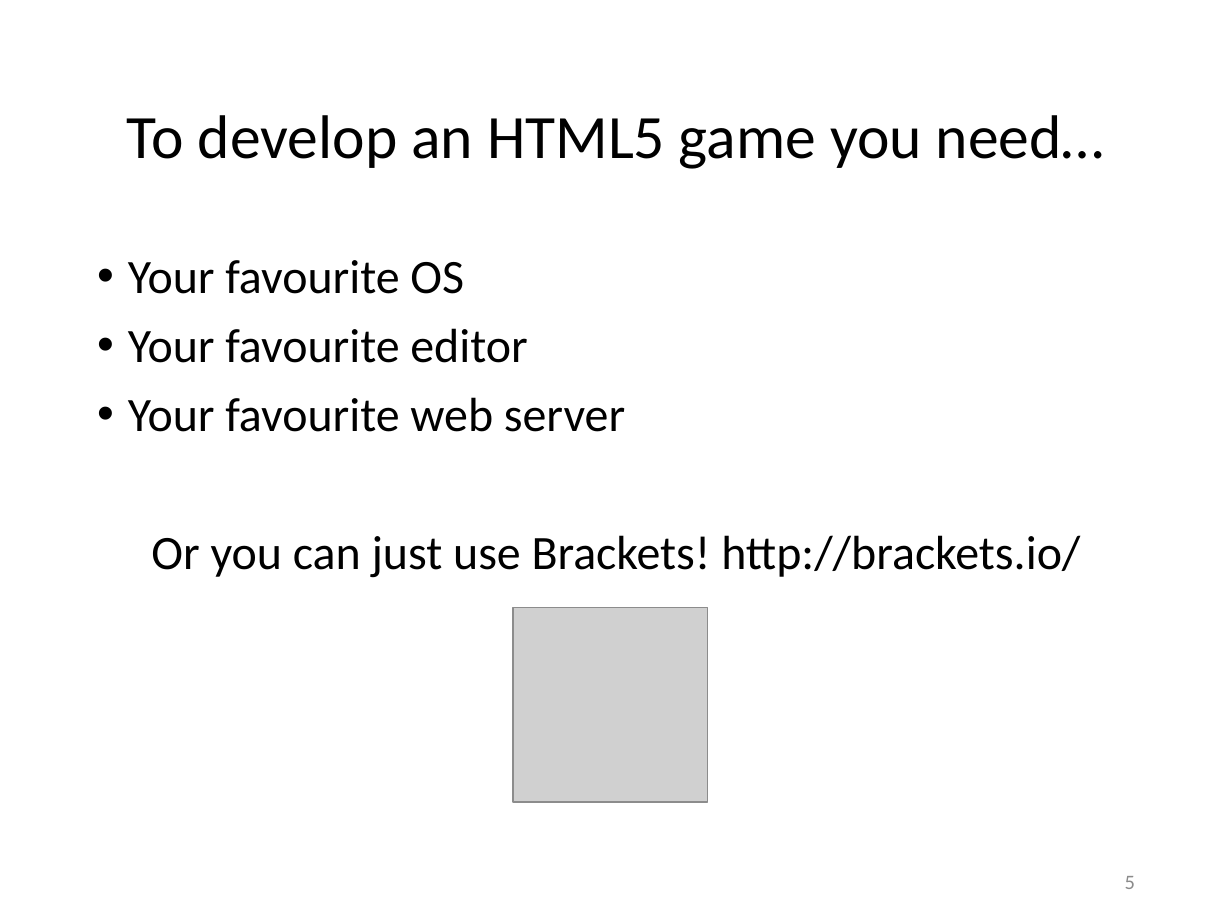
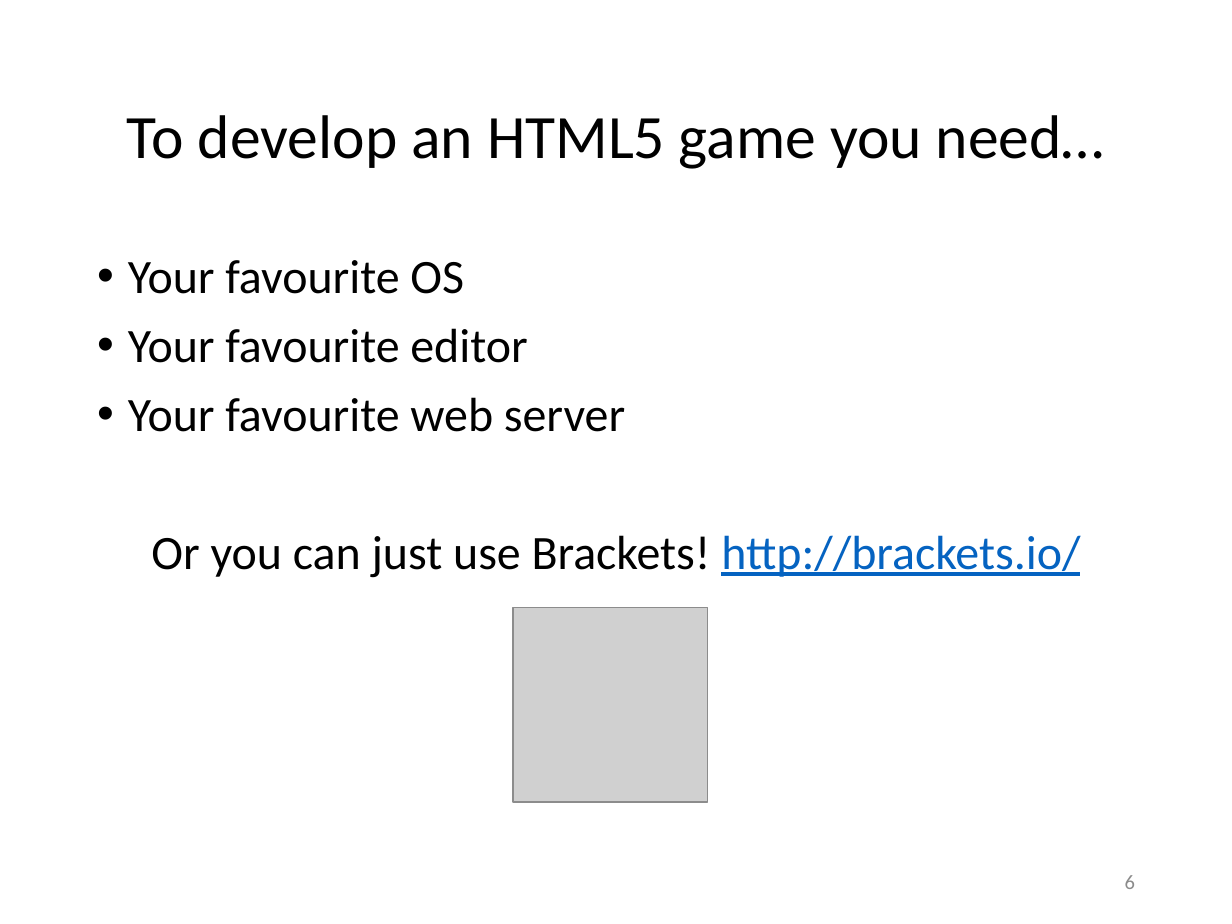
Before and after one commit to Lotti/codemotion2014, a slide deck: slide 6 of codemotion.pptx (slide 5 before the commit). Drawn at 1232x924 pixels with LibreOffice and Linux fonts; fonts in the diff are those of the drawing; grey boxes stand for pictures; background and template pictures are left out. Boxes give left, top, right and bottom in pixels: in the first picture for what was removed or moved away, otherwise in the second. Text is boxed around its words. In the diff, an @@ line names an element or a change of style, - is before the commit and + after.

```diff
--- a/codemotion.pptx
+++ b/codemotion.pptx
@@ text at (151,535,1080,578): text colour #000000 to #0563C1, underline on in "http://brackets.io/" @@
@@ page number at (1125,875,1135,889): text changed @@
-5
+6
```
Also in this commit, not shown: 10 other slides changed, 5 slides added, 1 other file.
